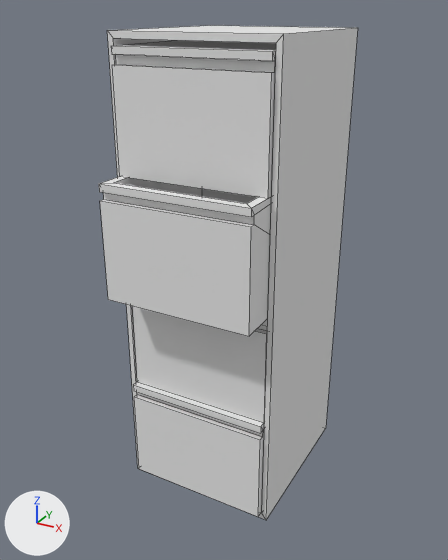
Two versions of the OBJ model assets/CabinetVari_2.obj, one commit apart.
Both versions are drawn from a camera (50 mm lens) standing at (184.0, -338.0, 321.0) and looking at (-3.0, 2.0, 151.0). Lighting does not change. The marker at lower left points along +X, +Y and +Z. Mesh edges are drawn as thin lines. Where no turn or scale is listed for an object, it has been applied to the vertices.

The scene before the commit, as lines of its bpy script (objects in view):
```python
me_cabinetvari_2 = bpy.data.meshes.new('CabinetVari_2')
me_cabinetvari_2.from_pydata(...)  # 88 vertices, 86 faces; spans x -54.0..54.0, y -64.0..75.0, z 0.0..309.0
me_cabinetvari_2.materials.append(mat_initialshadinggroup)  # white #e7e7e7
ob_cabinetvari_2 = bpy.data.objects.new('CabinetVari_2', me_cabinetvari_2)
ob_cabinetvari_2.location = (0.0, 0.0, 0.0)
```
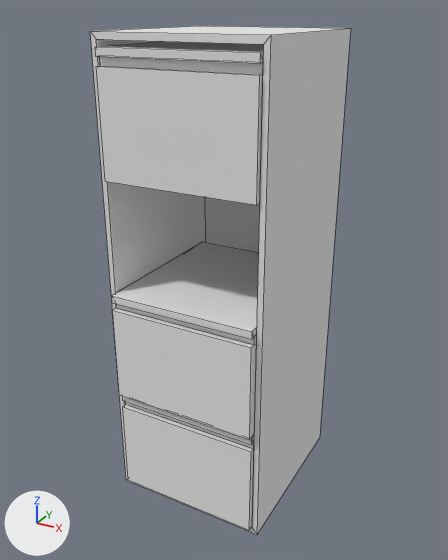
Where the change shows, as pixel boxes (x1, y1, x2, y2) in the pictures (448 x 560 px; the box of a moved part takes in the faces that stretch with it):
'CabinetVari_2', reshaped
    before: (99, 25, 358, 520)
    after: (90, 26, 351, 534)
part 1 of me_cabinetvari_2, moved or reshaped
    before: (111, 40, 276, 198)
    after: (95, 41, 264, 205)
part 2 of me_cabinetvari_2, moved or reshaped
    before: (107, 25, 358, 520)
    after: (90, 26, 351, 534)
part 3 of me_cabinetvari_2, moved or reshaped
    before: (133, 306, 268, 423)
    after: (111, 242, 259, 440)
part 4 of me_cabinetvari_2, moved or reshaped
    before: (133, 382, 264, 517)
    after: (122, 396, 254, 530)
part 5 of me_cabinetvari_2, deleted
    before: (99, 176, 272, 336)

The change in detail:
me_cabinetvari_2 has 88 vertices, 86 faces and spans x -54.0..54.0, y -64.0..75.0, z 0.0..309.0.
me_cabinetvari_2 is used by ob_cabinetvari_2; location (0.0, 0.0, 0.0).
me_cabinetvari_2 part 1: the loose piece of 16 vertices spanning x -50.0..50.0, y -44.0..69.0, z 227.0..301.0 is moved by (0.0, -14.0, 0.0).
me_cabinetvari_2 part 2: the loose piece of 16 vertices spanning x -54.0..54.0, y -41.0..75.0, z 0.0..309.0 is moved by (0.0, -15.0, 0.0).
me_cabinetvari_2 part 3: the loose piece of 16 vertices spanning x -50.0..50.0, y -40.0..73.0, z 78.0..153.0 is moved by (0.0, -21.0, 1.0).
me_cabinetvari_2 part 4: the loose piece of 16 vertices spanning x -50.0..50.0, y -45.0..68.0, z 4.0..78.0 is moved by (0.0, -13.0, 0.0).
me_cabinetvari_2 part 5: the loose piece of 24 vertices spanning x -50.0..50.0, y -64.0..49.0, z 153.0..227.0 is deleted.
